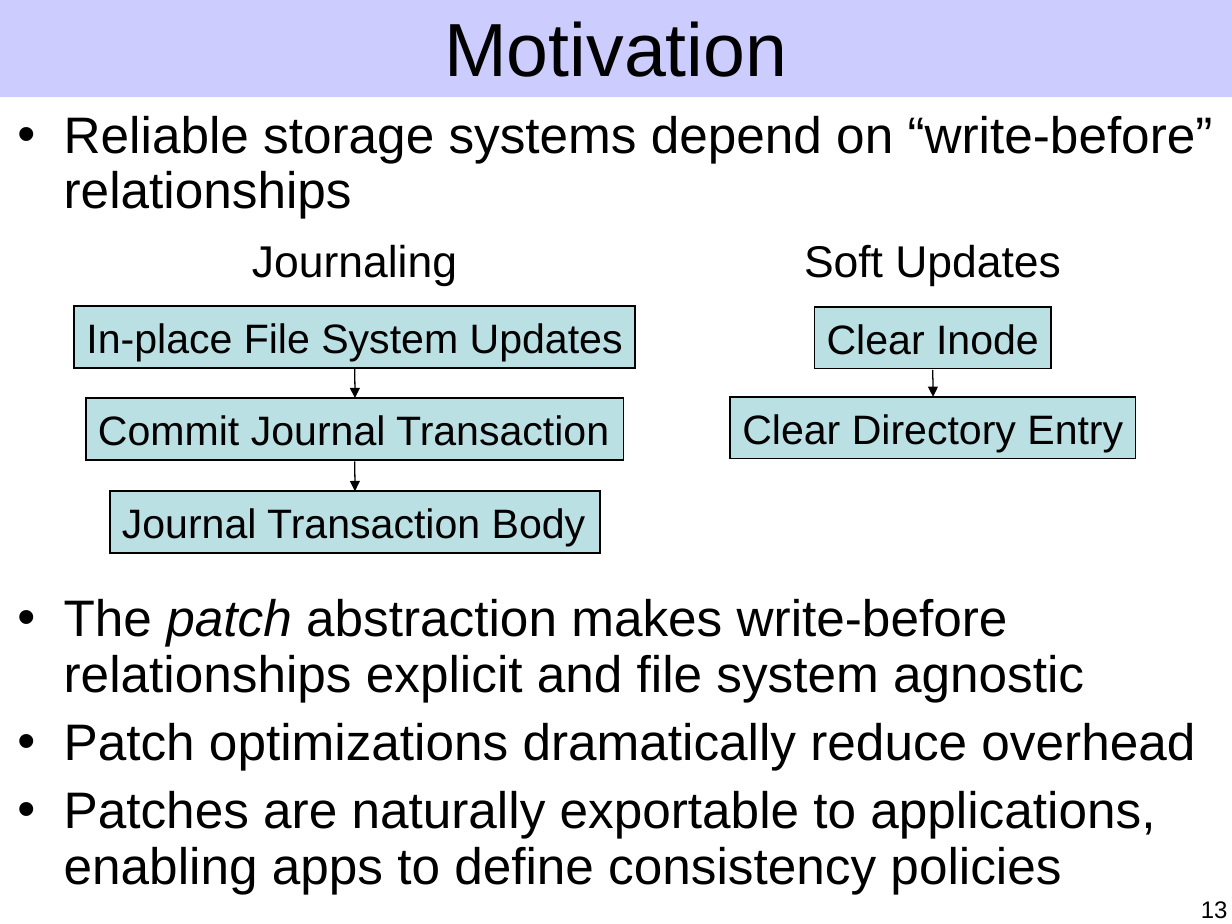
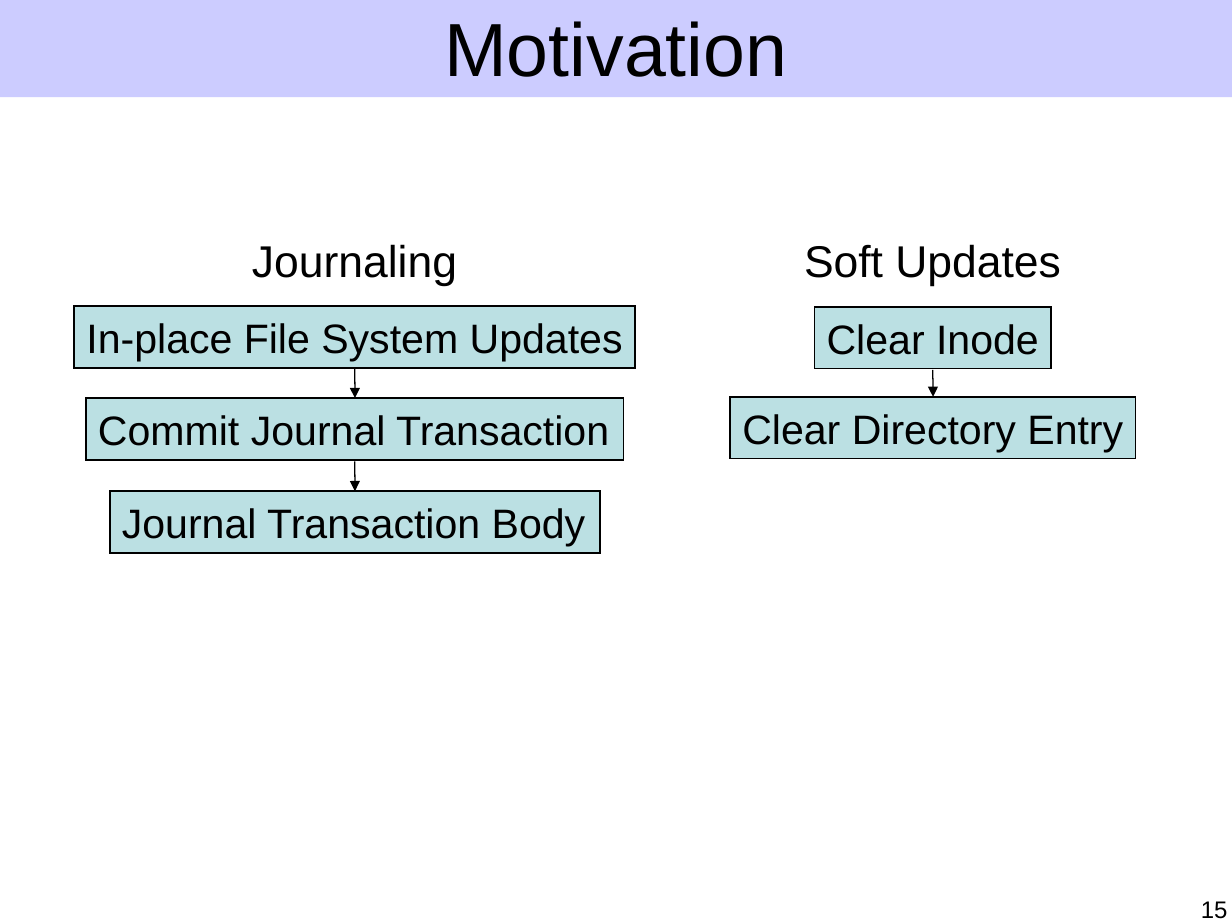
Before and after one commit to ucla-readable/fstitch-doc, a slide deck: slide 15 of sosp/pres.ppt (slide 13 before the commit). Drawn at 1232x924 pixels with LibreOffice and Linux fonts; fonts in the diff are those of the drawing. Boxes give left, top, right and bottom in pixels: in the first picture for what was removed or moved away, otherwise in the second. Text is boxed around its words. In the diff, an @@ line names an element or a change of style, - is before the commit and + after.

Commit message:
Checkpoint motivation improvements.

```diff
--- a/sosp/pres.ppt
+++ b/sosp/pres.ppt
@@ text removed at (64, 115, 1213, 894) @@
-• Reliable storage systems depend on “write-before” relationships
-• The patch abstraction makes write-before relationships explicit and file system agnostic
-• Patch optimizations dramatically reduce overhead
-• Patches are naturally exportable to applications, enabling apps to define consistency policies
@@ page number at (1201, 901, 1228, 919): text changed @@
-13
+15
```
Also in this commit, not shown: 9 other slides changed, 2 slides added, 4 slides removed.
